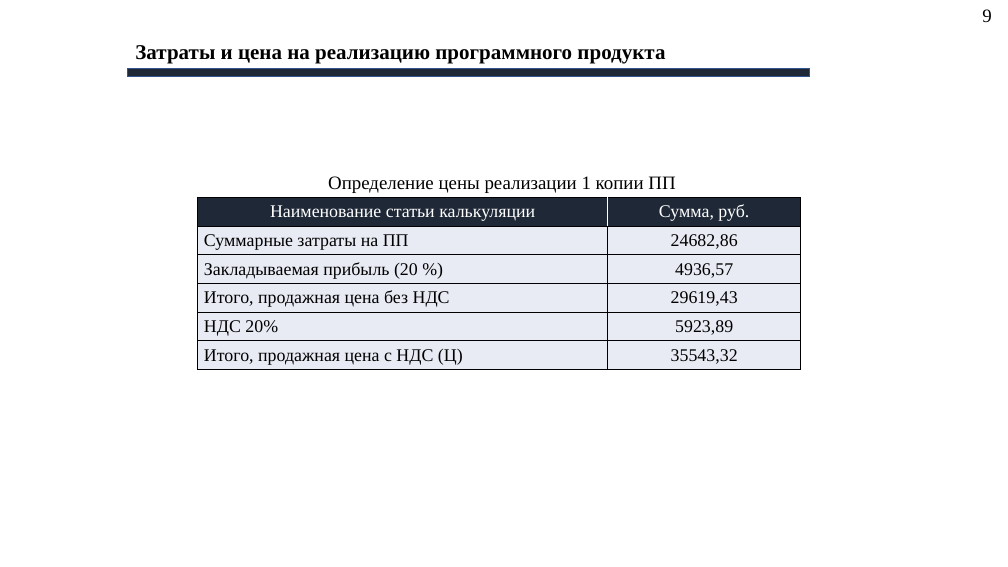
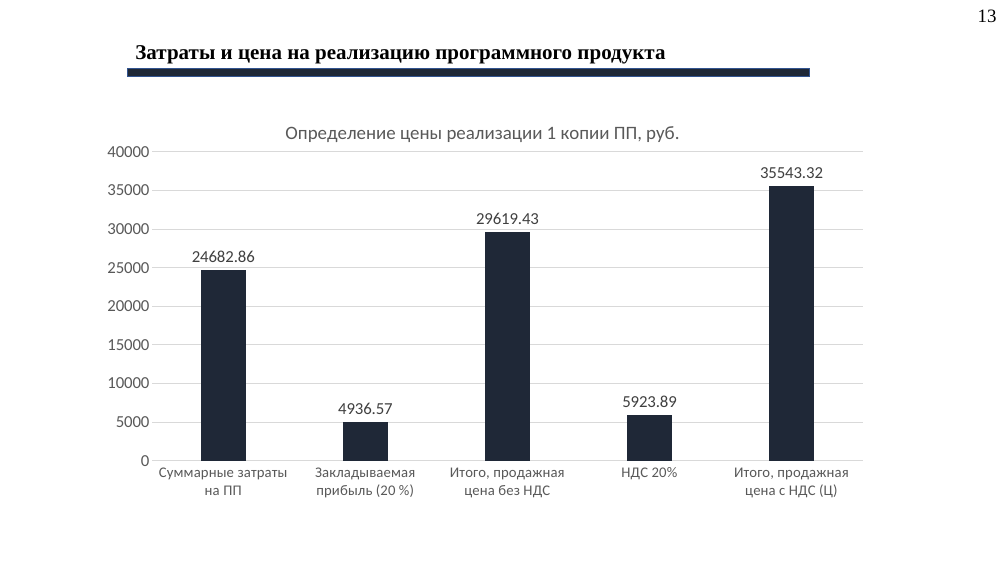
Before and after one commit to AlexeyBQS/Examwork, a slide deck: slide 13 of Presentation/Презентация.pptx (slide 10 before the commit). Drawn at 1008x567 pixels with LibreOffice and Linux fonts; fonts in the diff are those of the drawing; background and template pictures are left out. Boxes give left, top, right and bottom in pixels: in the first picture for what was removed or moved away, otherwise in the second. Text is boxed around its words. In the diff, an @@ line names an element or a change of style, - is before the commit and + after.

```diff
--- a/Presentation/Презентация.pptx
+++ b/Presentation/Презентация.pptx
@@ text at box(978, 9, 997, 22): text changed @@
-9
+13
@@ column chart added at box(102, 106, 864, 508) @@
+title "Определение цены реализации 1 копии ПП, руб. "
+categories: Суммарные затраты на ПП, Закладываемая прибыль (20 %), Итого, продажная цена без НДС, НДС 20%, Итого, продажная цена с НДС (Ц)
+Series 1: 24682.86, 4936.57, 29619.43, 5923.89, 35543.32
@@ text removed at box(328, 176, 675, 193) @@
-Определение цены реализации 1 копии ПП
@@ table removed at box(198, 197, 801, 370), 6 rows, 2 columns @@
-Наименование статьи калькуляции | Сумма, руб.
-Суммарные затраты на ПП | 24682,86
-Закладываемая прибыль (20 %) | 4936,57
-Итого, продажная цена без НДС | 29619,43
-НДС 20% | 5923,89
-Итого, продажная цена с НДС (Ц) | 35543,32
```
Also in this commit, not shown: 6 other slides changed, 5 slides added, 1 slide removed, 2 other files.
